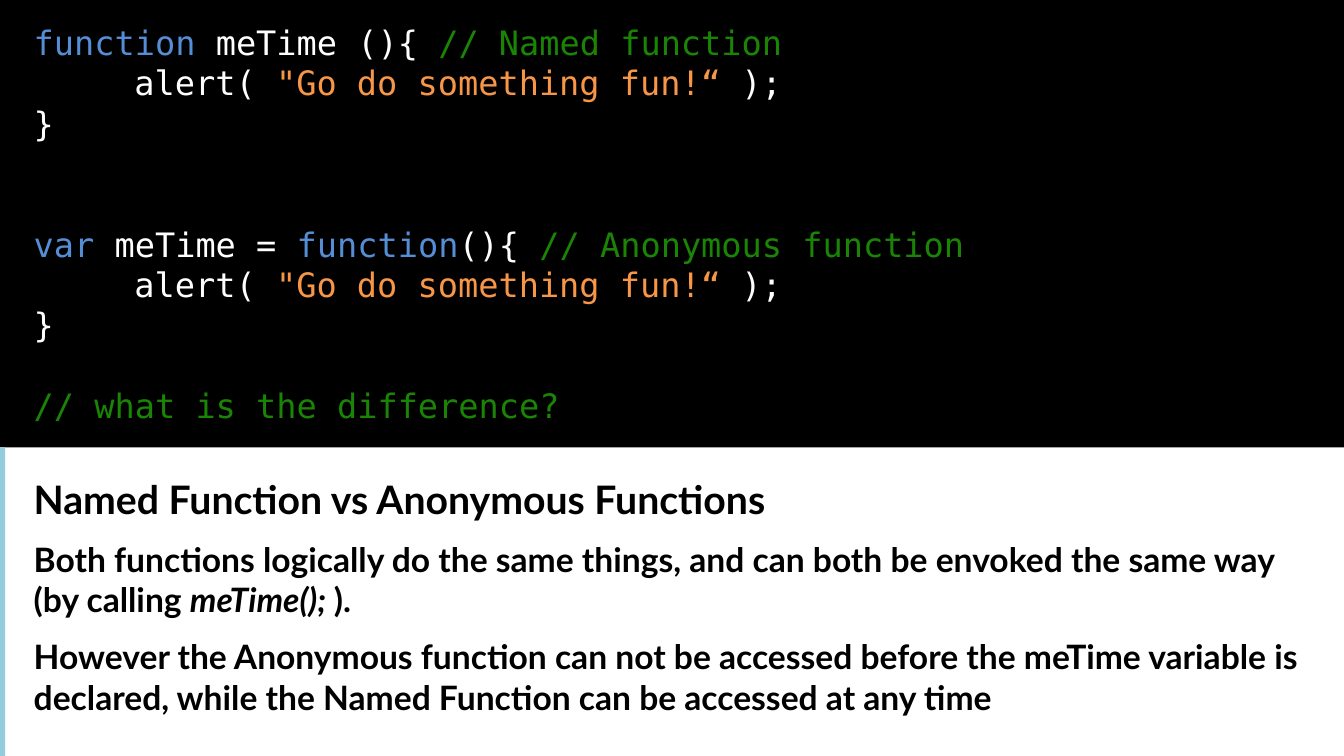
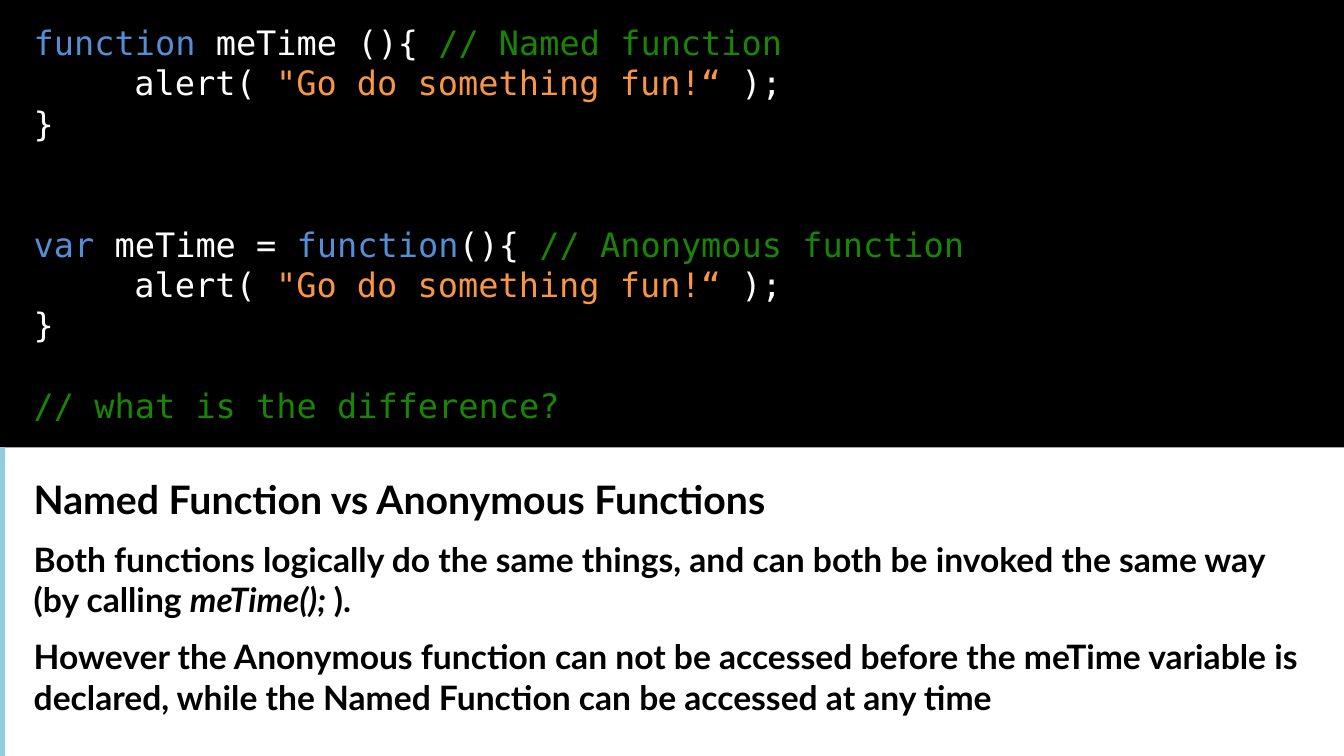
Before and after one commit to Amart85/JavaScript-Experienced-Developers, a slide deck: slide 28 of Slides/Module 1 -Getting Started With JavaScript.pptx. Drawn at 1344x756 pixels with LibreOffice and Linux fonts; fonts in the diff are those of the drawing. Boxes give left, top, right and bottom in pixels: in the first picture for what was removed or moved away, otherwise in the second. Text is boxed around its words. In the diff, an @@ line names an element or a change of style, - is before the commit and + after.

```diff
--- a/Slides/Module 1 -Getting Started With JavaScript.pptx
+++ b/Slides/Module 1 -Getting Started With JavaScript.pptx
@@ text at (x1=34, y1=547, x2=1265, y2=618): text changed @@
-Both functions logically do the same things, and can both be envoked the same way (by calling meTime(); ).
+Both functions logically do the same things, and can both be invoked the same way (by calling meTime(); ).
```
Also in this commit, not shown: 3 other slides changed, 3 other files.
